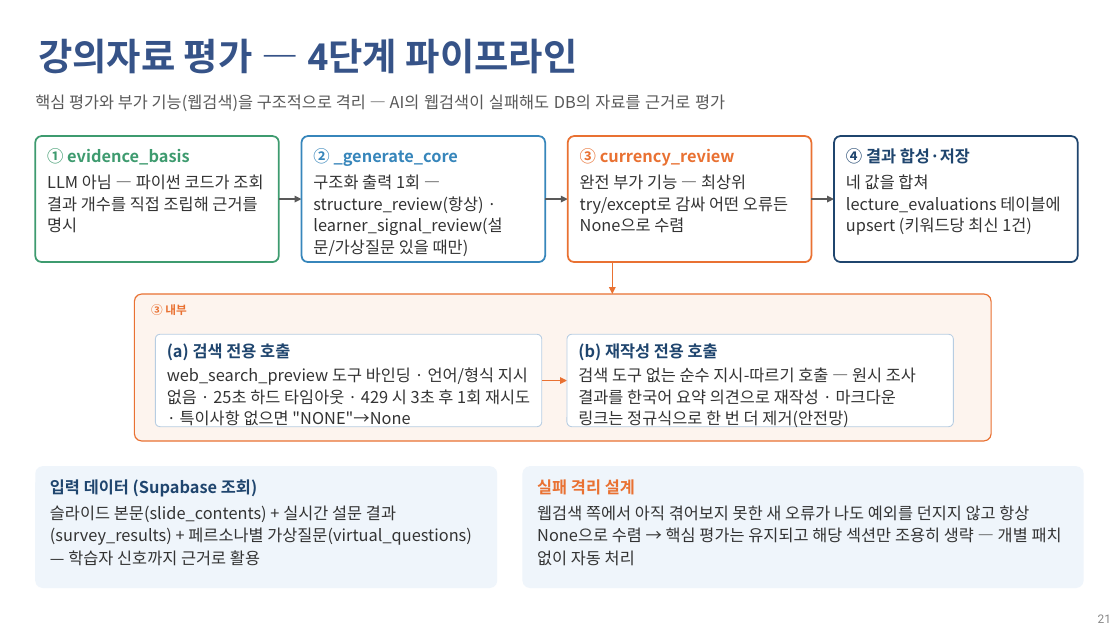
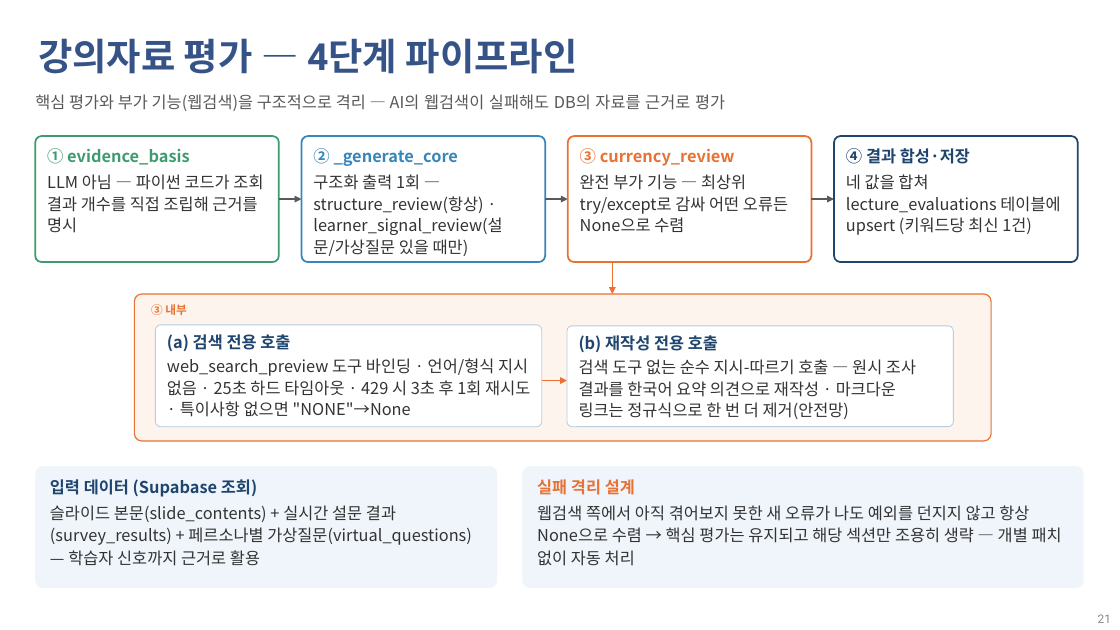
Before and after one commit to rockfe99/dsacontents, a slide deck: slide 21 of 참고파일/강의 컨텐츠 관리 시스템_박수연_박희용_260807.pptx. Drawn at 1120x630 pixels with LibreOffice and Linux fonts; fonts in the diff are those of the drawing; background and template pictures are left out. Boxes give left, top, right and bottom in pixels: in the first picture for what was removed or moved away, otherwise in the second. Text is boxed around its words. In the diff, an @@ line names an element or a change of style, - is before the commit and + after.

Commit message:
도움말과 발표자료 완료

```diff
--- a/참고파일/강의 컨텐츠 관리 시스템_박수연_박희용_260807.pptx
+++ b/참고파일/강의 컨텐츠 관리 시스템_박수연_박희용_260807.pptx
@@ rounded rectangle "(a) 검색 전용 호출": place and size @@
-rounded rectangle "(a) 검색 전용 호출" at bbox=[155, 334, 542, 427]
+rounded rectangle "(a) 검색 전용 호출" at bbox=[155, 325, 542, 427]
@@ rounded rectangle "(b) 재작성 전용 호출": place and size @@
-rounded rectangle "(b) 재작성 전용 호출" at bbox=[567, 334, 954, 427]
+rounded rectangle "(b) 재작성 전용 호출" at bbox=[567, 326, 954, 427]
```
Also in this commit, not shown: 3 other slides changed, 3 other files.
